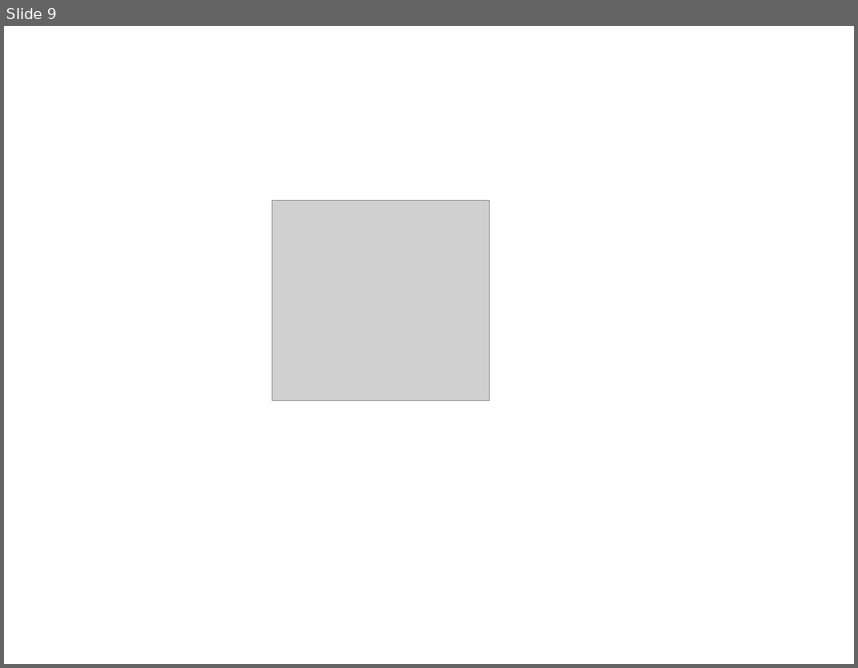
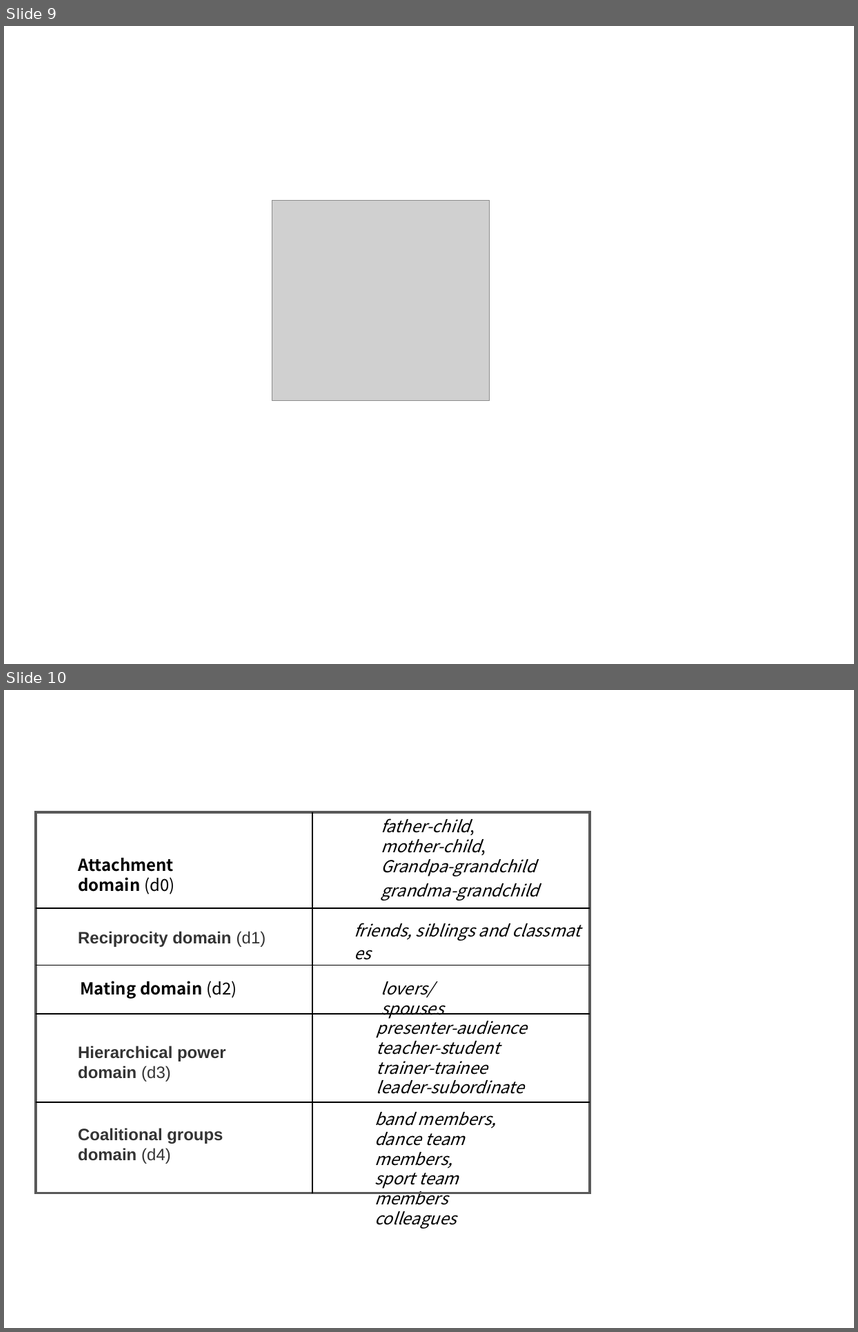
Before and after one commit to lileilai/GraduatePaper, a slide deck: LatexThesis4SYSU-master/新建 PPT 演示文稿.pptx. Shown one above the other, each under a label of ours: slide 9 before the commit, slides 9 and 10 after it. The pictures are 858x668 and 858x1332 pixels, drawn with LibreOffice and Linux fonts; fonts in the diff are those of the drawing; grey boxes stand for pictures. Boxes give left, top, right and bottom in pixels: in the first picture for what was removed or moved away, otherwise in the second. Text is boxed around its words. In the diff, an @@ line names an element or a change of style, - is before the commit and + after.

```diff
--- a/LatexThesis4SYSU-master/新建 PPT 演示文稿.pptx
+++ b/LatexThesis4SYSU-master/新建 PPT 演示文稿.pptx
@@ slide 10 added at [4,690,854,1328], background #FFFFFF @@
@@ rectangle added at [36,811,590,1192], outline #595959 2.25 pt @@
@@ line added from (312, 811) to (312, 1192), #000000 1 pt @@
@@ text added at [381,818,539,900], 14 pt, text #000000, italic @@
+father-child,
+mother-child,
+Grandpa-grandchild
+grandma-grandchild
@@ text added at [78,858,174,894], 14 pt, text #000000, bold @@
+Attachment domain (d0)
@@ line added from (36, 907) to (590, 907), #000000 1 pt @@
@@ text added at [78,931,266,947], 14 pt, text #333333, bold @@
+Reciprocity domain (d1)
@@ text added at [354,923,508,940], 14 pt, text #000000, italic @@
+friends, siblings and classmates
@@ line added from (36, 965) to (590, 965), #000000 1 pt @@
@@ text added at [80,980,237,998], 14 pt, text #000000, bold @@
+Mating domain (d2)
@@ text added at [381,981,444,1018], 14 pt, text #000000, italic @@
+lovers/spouses
@@ line added from (36, 1014) to (590, 1014), #000000 1 pt @@
@@ text added at [377,1016,527,1094], 14 pt, text #000000, italic @@
+presenter-audience
+teacher-student
+trainer-trainee
+leader-subordinate
@@ text added at [78,1045,226,1081], 14 pt, text #333333, bold @@
+Hierarchical power domain (d3)
@@ line added from (36, 1103) to (590, 1103), #000000 1 pt @@
@@ text added at [375,1112,496,1228], 14 pt, text #000000, italic @@
+band members,
+dance team members,
+sport team members
+colleagues
@@ text added at [78,1127,223,1163], 14 pt, text #333333, bold @@
+Coalitional groups domain (d4)
```
Also in this commit, not shown: 1 other slide added, 18 other files.
